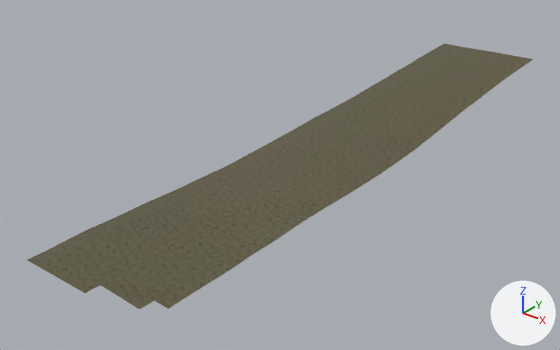
The glTF model eloria-assets/maps/continent-v2/saltsound/client/chunks/12_12/world.glb as it was, and as the next commit left it.
Rendered twice from a 50 mm lens placed at (249.3, -239.5, 47.8), pointed at (185.7, -160.1, -1.4). The lights are fixed; the arrows at lower right show +X, +Y and +Z. The older version comes first. Where no turn or scale is listed for an object, it has been applied to the vertices. Vertices at exactly the same position are counted once.

In view in the first picture: 'AuthoredGround_saltsoundBase_saltsound_12_12', 'Terrain_saltsound_12_12'.
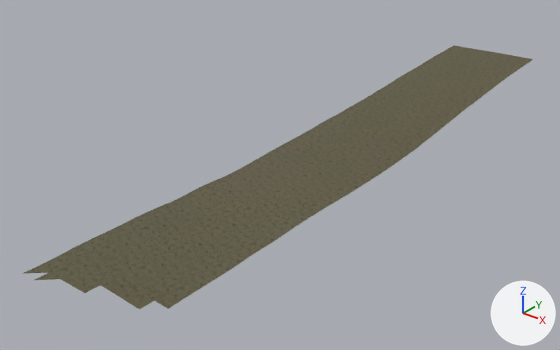
Changed parts and their boxes (x1, y1, x2, y2) in the pictures (560 x 350 px):
'AuthoredGround_saltsoundBase_saltsound_12_12', reshaped: before (28, 45, 533, 308); after (22, 47, 533, 308)
'Terrain_saltsound_12_12', reshaped (7% narrower): before (28, 44, 505, 309); after (86, 45, 530, 309)
part 1 of me_terrain_saltsound_12_12, deleted: before (28, 44, 451, 265)
part 2 of me_authoredground_saltsoundbase_saltsound_12_12, cut back: before (28, 45, 530, 266); after (22, 266, 59, 280)

Patch to the scene script:
```diff
--- a/eloria-assets/maps/continent-v2/saltsound/client/chunks/12_12/world.glb.py
+++ b/eloria-assets/maps/continent-v2/saltsound/client/chunks/12_12/world.glb.py
@@ me_terrain_saltsound_12_12 @@
 # used by ob_terrain_saltsound_12_12; location = (-2059.0, 6521.0, 0.0)
-me_terrain_saltsound_12_12.from_pydata(...)  # 485 vertices, 854 faces; spans x 2241.0..2259.0, y -6721.0..-6625.0, z 1.4..5.1
+me_terrain_saltsound_12_12.from_pydata(...)  # 436 vertices, 758 faces; spans x 2243.0..2259.0, y -6721.0..-6625.0, z 1.4..5.1
+# me_terrain_saltsound_12_12 part 1
+# 49 vertices are removed from x 2241.0, y -6721.0..-6625.0, z 1.6..4.8
+# 96 faces are deleted
 me_terrain_saltsound_12_12.materials.append(mat_continental_ground)
@@ me_authoredground_saltsoundbase_saltsound_12_12 @@
 # used by ob_authoredground_saltsoundbase_saltsound_12_12; location = (-2059.0, 6521.0, 0.0)
-me_authoredground_saltsoundbase_saltsound_12_12.from_pydata(...)  # 483 vertices, 805 faces; spans x 2241.0..2259.0, y -6721.0..-6625.0, z 1.4..5.1
+me_authoredground_saltsoundbase_saltsound_12_12.from_pydata(...)  # 436 vertices, 751 faces; spans x 2243.0..2259.0, y -6723.0..-6625.0, z 1.4..5.1
+# me_authoredground_saltsoundbase_saltsound_12_12 part 2
+# 49 vertices are removed from x 2241.0..2243.0, y -6721.0..-6625.0, z 1.6..4.8
+# 56 faces are deleted
+# 2 vertices are added at (2243.0, -6723.0, 2.3), (2245.0, -6723.0, 2.2)
+# 2 new faces join them
 me_authoredground_saltsoundbase_saltsound_12_12.materials.append(mat_authored_saltsoundbase)
```
